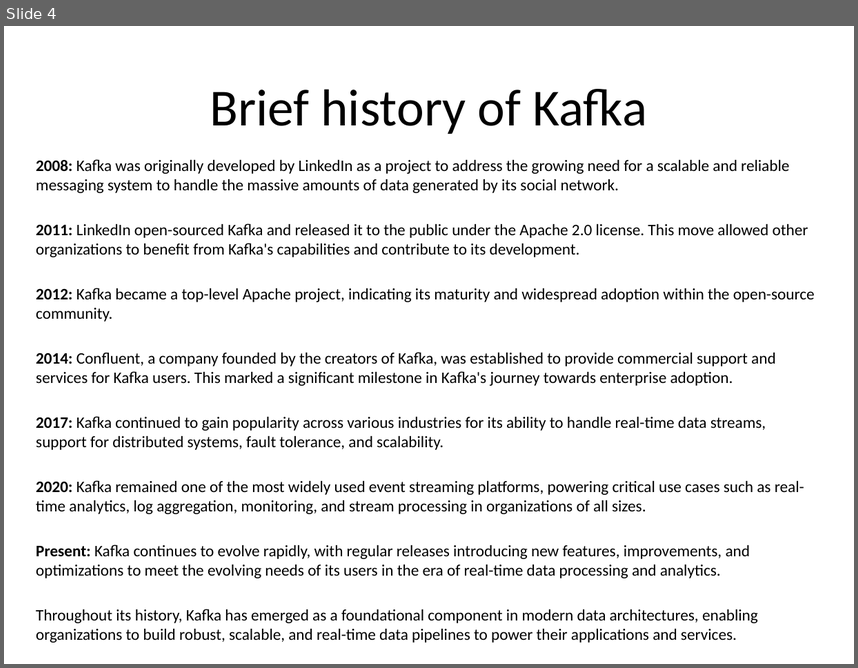
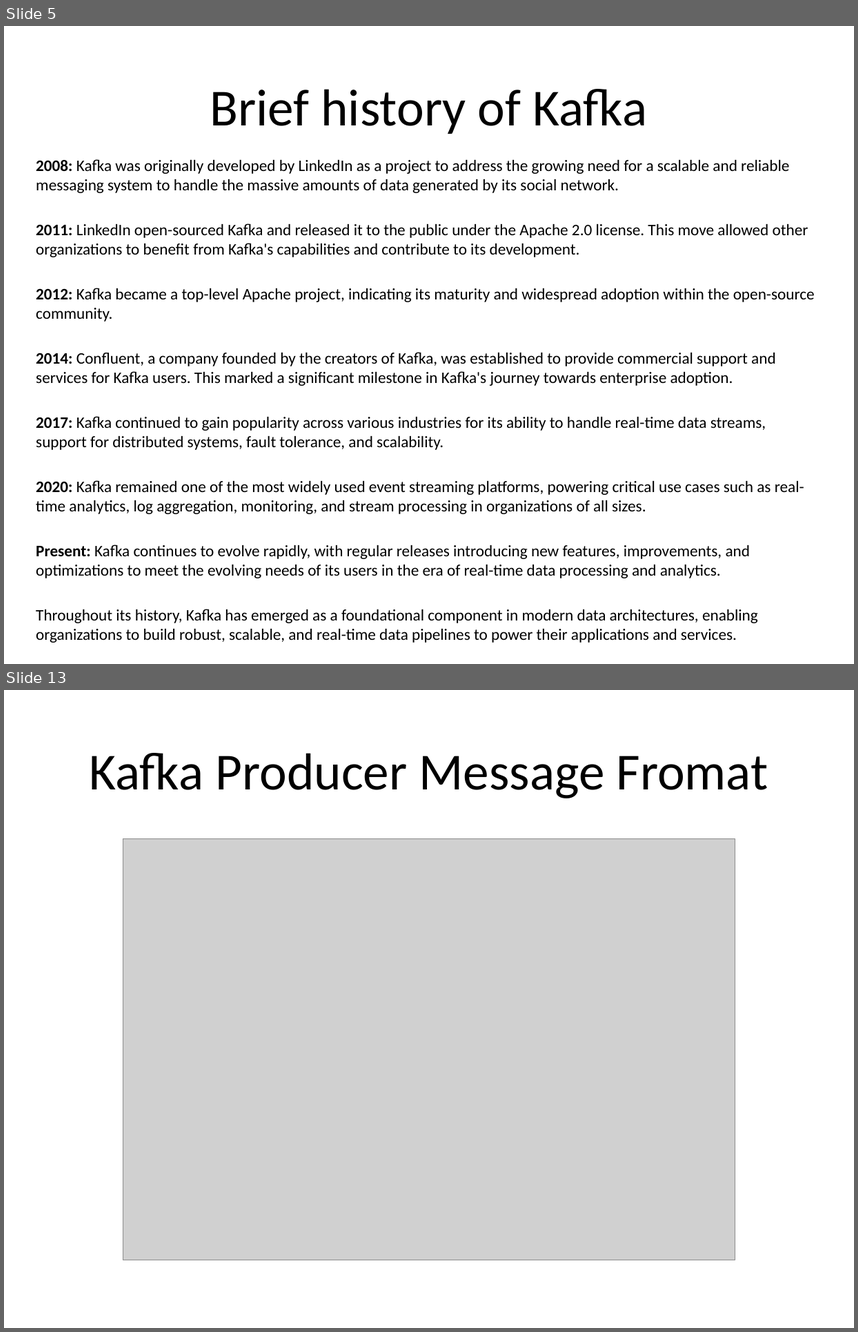
Before and after one commit to surjeetk/docs, a slide deck: Apache Kafka on Kubernetes.pptx. Shown one above the other, each under a label of ours: slide 4 before the commit, slides 5 and 13 after it; the slides between them are not shown. The pictures are 858x668 and 858x1332 pixels, drawn with LibreOffice and Linux fonts; fonts in the diff are those of the drawing; grey boxes stand for pictures. Boxes give left, top, right and bottom in pixels: in the first picture for what was removed or moved away, otherwise in the second. Text is boxed around its words. In the diff, an @@ line names an element or a change of style, - is before the commit and + after.

```diff
--- a/Apache Kafka on Kubernetes.pptx
+++ b/Apache Kafka on Kubernetes.pptx
@@ slide 13 added at bbox=[4, 690, 854, 1328], background #FFFFFF @@
@@ title added at bbox=[89, 753, 769, 798], 44 pt, text #000000 @@
+Kafka Producer Message Fromat
@@ picture added at bbox=[123, 839, 735, 1259] @@
@@ what was slide 4 is now slide 5 @@
```
Also in this commit, not shown: 3 slides changed, 20 other slides added, 1 slide removed.
